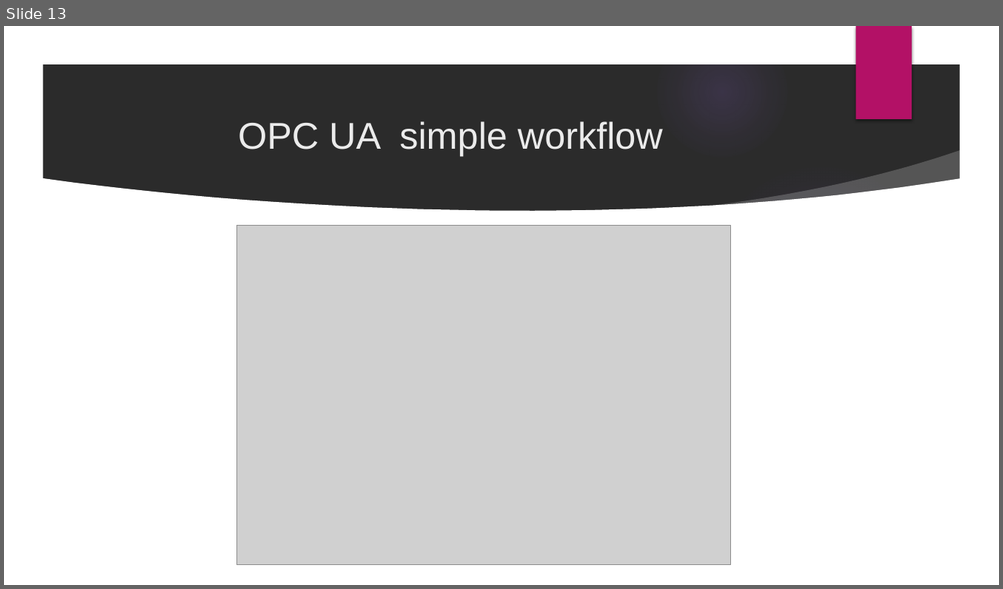
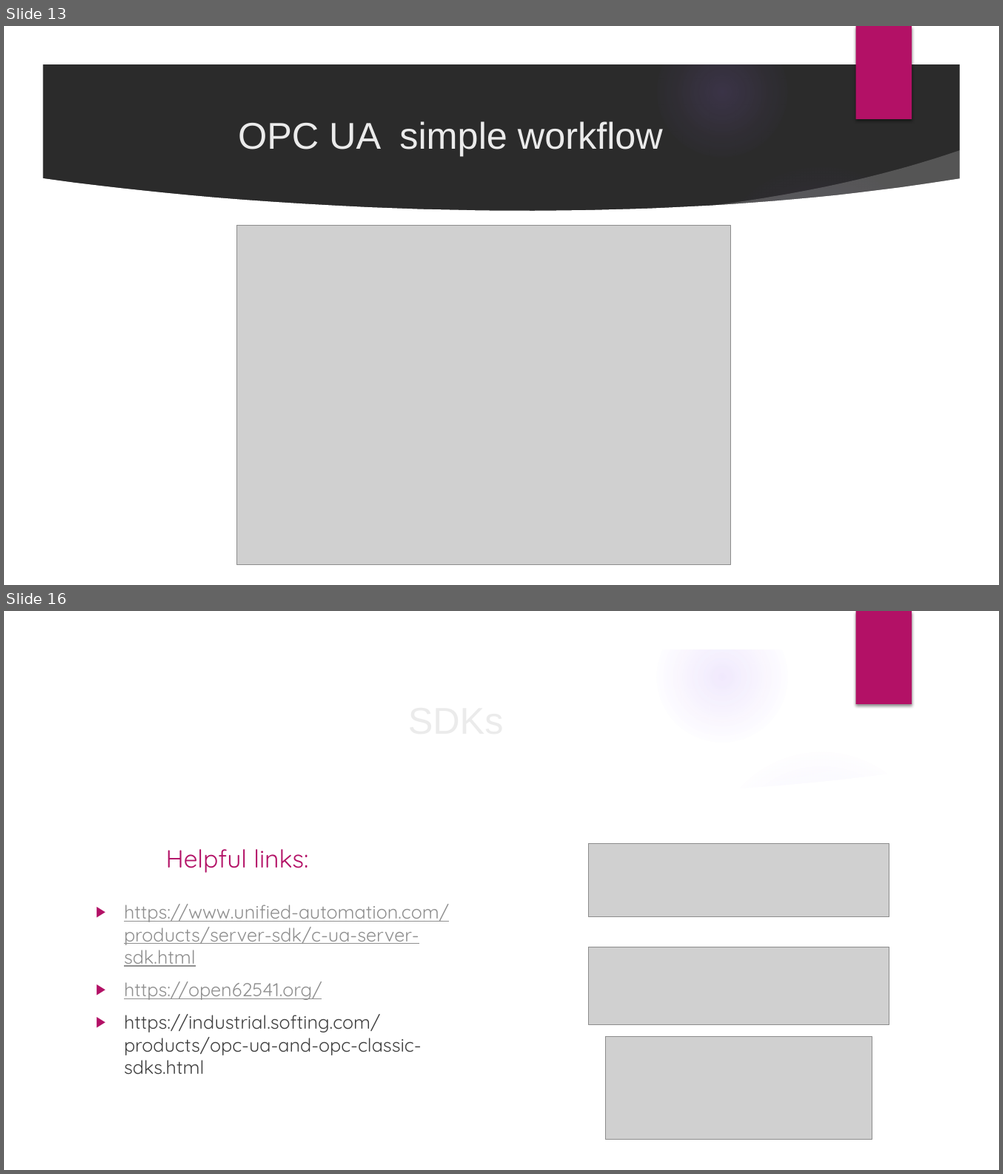
Before and after one commit to velizar92/TSK_Presentations, a slide deck: OPC UA and Industry 4.0.pptx. Shown one above the other, each under a label of ours: slide 13 before the commit, slides 13 and 16 after it; the slides between them are not shown. The pictures are 1003x589 and 1003x1174 pixels, drawn with LibreOffice and Linux fonts; fonts in the diff are those of the drawing; grey boxes stand for pictures; background and template pictures are left out; a plain dark background stands for a picture behind light text. Boxes give left, top, right and bottom in pixels: in the first picture for what was removed or moved away, otherwise in the second. Text is boxed around its words. In the diff, an @@ line names an element or a change of style, - is before the commit and + after.

```diff
--- a/OPC UA and Industry 4.0.pptx
+++ b/OPC UA and Industry 4.0.pptx
@@ slide 16 added at (4, 611, 999, 1170), background picture (left out); not listed: 9 template elements that a slide beside it also shows @@
@@ title added at (98, 690, 813, 748), 36 pt, text #EBEBEB @@
+SDKs
@@ text added at (166, 849, 308, 873), 24 pt, text #B31166 @@
+Helpful links:
@@ picture added at (588, 844, 889, 917) @@
@@ text added at (124, 904, 449, 1075), 18 pt, text #8F8F8F, underline @@
+▶ https://www.unified-automation.com/products/server-sdk/c-ua-server-sdk.html
+▶ https://open62541.org/
+▶ https://industrial.softing.com/products/opc-ua-and-opc-classic-sdks.html
@@ picture added at (588, 948, 889, 1026) @@
@@ picture added at (606, 1037, 872, 1140) @@
```
Also in this commit, not shown: 3 slides changed, 1 other slide added.
